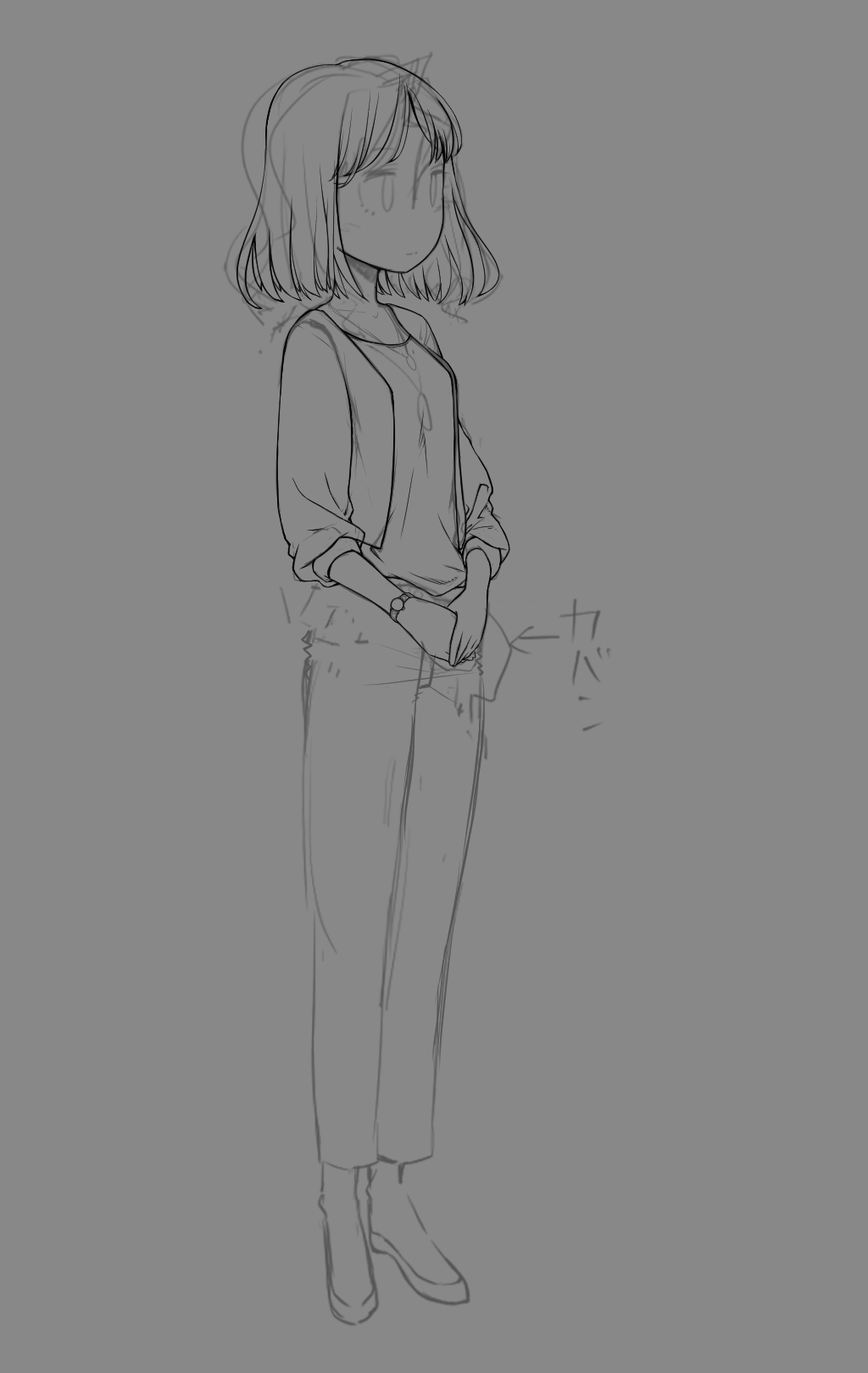
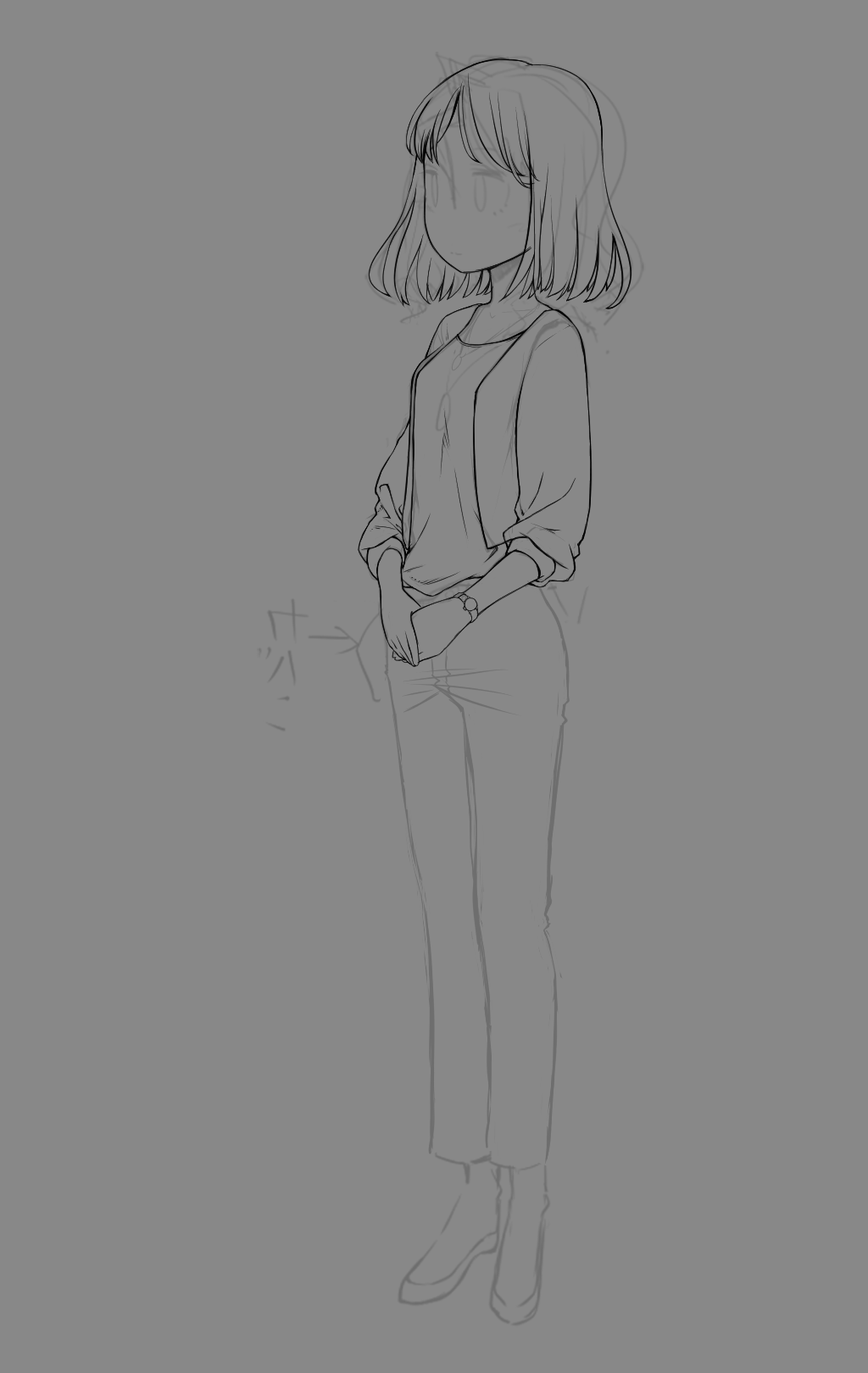
Layer changes from the first (868, 1373) image to the second:
painted on "arm" over [271, 542, 597, 706]
painted on "face" (2nd of 2, in "pen" › "skin") over [271, 108, 597, 326]
painted on "レイヤー 52" over [222, 54, 646, 326]
painted on "レイヤー 42" over [325, 54, 543, 326]
painted on "レイヤー 28" over [325, 54, 543, 217]
painted on "レイヤー 36" over [325, 379, 543, 597]
painted on "レイヤー 35" over [379, 271, 489, 597]
painted on "レイヤー 34" over [271, 271, 597, 597]
painted on "レイヤー 27" over [271, 271, 597, 597]
painted on "レイヤー 26" over [325, 325, 543, 651]
painted on "レイヤー 38" over [379, 542, 489, 651]
removed layer "warm" from group "base" over [379, 542, 489, 651]
"base" (2nd of 2, in "base"): opacity 100% → 51%, painted on it over [222, 51, 646, 1327]
